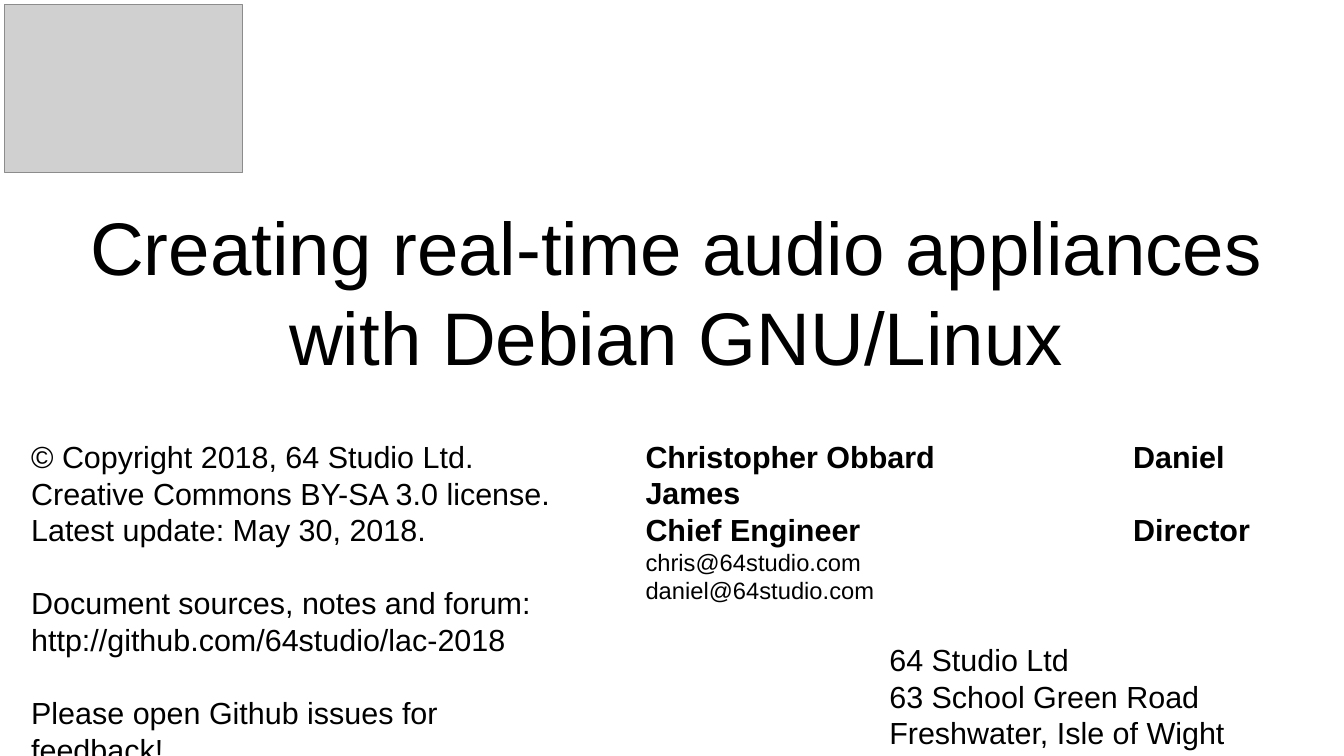
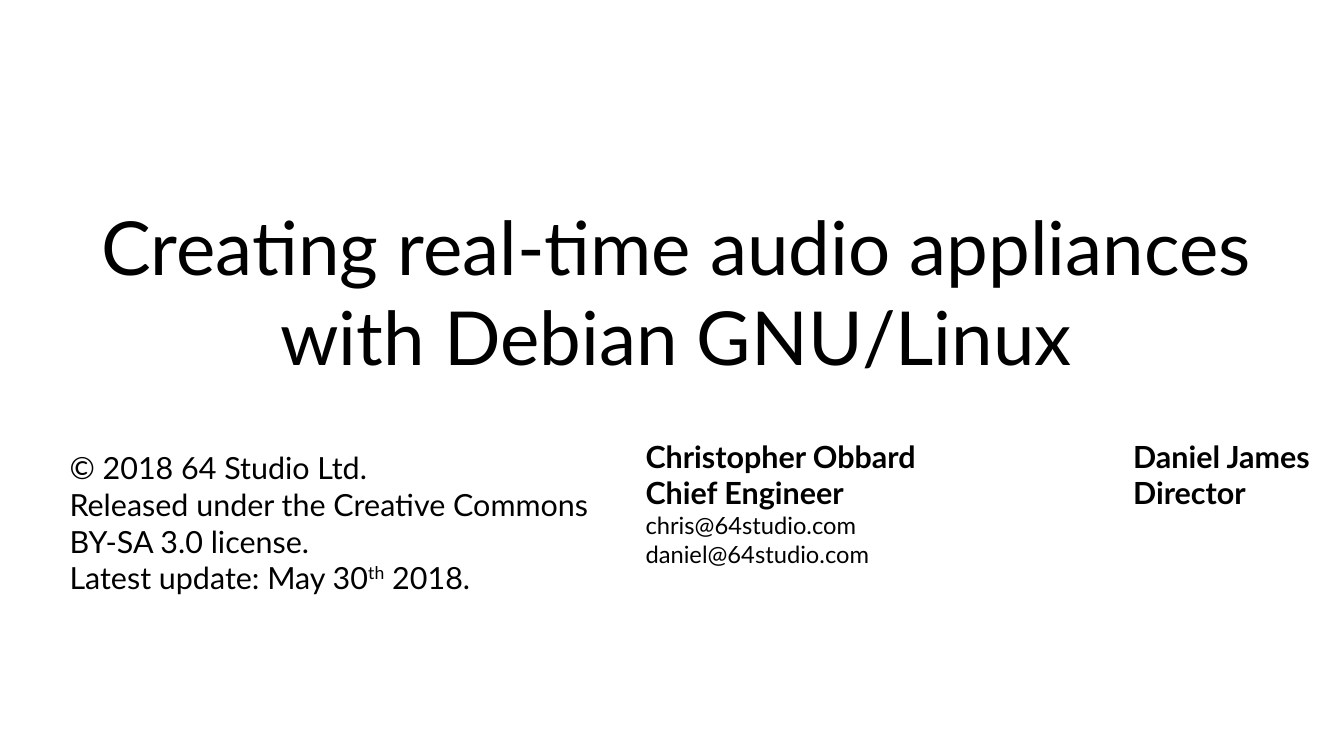
Before and after one commit to 64studio/lac-2018, a slide deck: slide 1 of lac_workshop_template-creating_appliances_slides.odp. Drawn at 1344x756 pixels with LibreOffice and Linux fonts; fonts in the diff are those of the drawing; grey boxes stand for pictures; background and template pictures are left out. Boxes give left, top, right and bottom in pixels: in the first picture for what was removed or moved away, otherwise in the second. Text is boxed around its words. In the diff, an @@ line names an element or a change of style, - is before the commit and + after.

```diff
--- a/lac_workshop_template-creating_appliances_slides.odp
+++ b/lac_workshop_template-creating_appliances_slides.odp
@@ picture removed at (5, 5, 243, 173) @@
@@ title "Creating real-time audio appliances with ..." at (101, 220, 1251, 369): font Arial to Lato @@
@@ text "Christopher Obbard Daniel James" at (646, 445, 916, 566): font Arial to Lato @@
@@ text at (70, 456, 588, 595): text changed; font Arial to Lato @@
-© Copyright 2018, 64 Studio Ltd.
-Creative Commons BY-SA 3.0 license.
-Latest update: May 30, 2018.
-Document sources, notes and forum:
-http://github.com/64studio/lac-2018
-Please open Github issues for feedback!
+© 2018 64 Studio Ltd.
+Released under the Creative Commons BY-SA 3.0 license.
+Latest update: May 30th 2018.
@@ text at (889, 649, 1225, 750): paragraphs removed @@
-64 Studio Ltd
-63 School Green Road
-Freshwater, Isle of Wight
-Great Britain
-PO40 9AT
```
Also in this commit, not shown: 11 other slides changed, 1 slide added, 2 slides removed, 1 other file.
